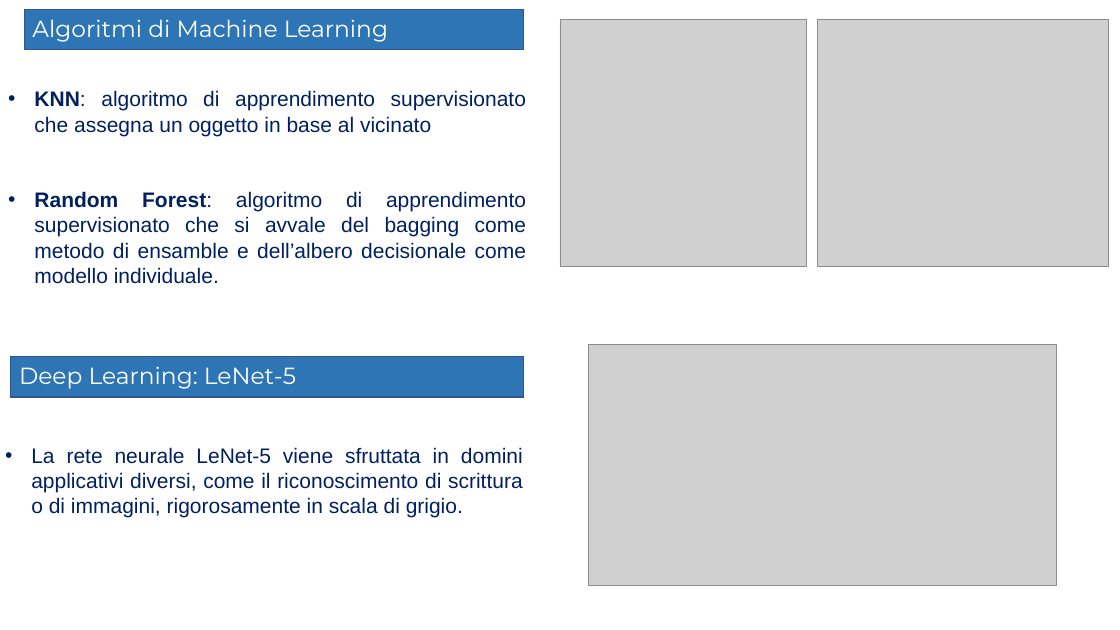
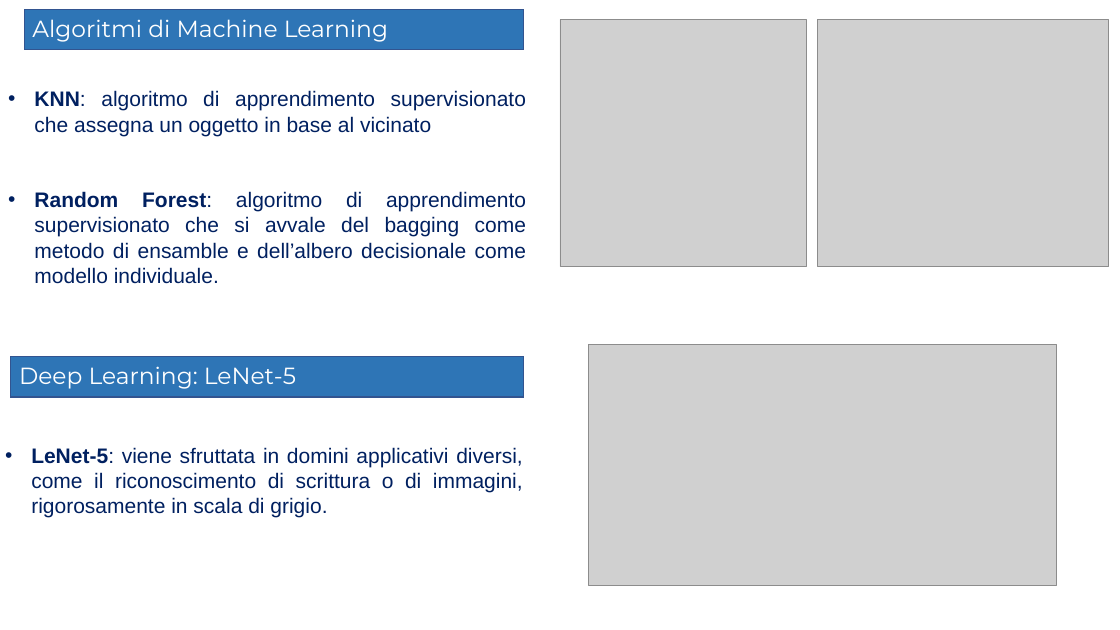
Before and after one commit to Elmaravilla7/Tesi, a slide deck: slide 6 of Presentazione204898.pptx. Drawn at 1120x630 pixels with LibreOffice and Linux fonts; fonts in the diff are those of the drawing; grey boxes stand for pictures. Boxes give left, top, right and bottom in pixels: in the first picture for what was removed or moved away, otherwise in the second. Text is boxed around its words. In the diff, an @@ line names an element or a change of style, - is before the commit and + after.

```diff
--- a/Presentazione204898.pptx
+++ b/Presentazione204898.pptx
@@ text at bbox=[31, 447, 523, 518]: text changed @@
-• La rete neurale LeNet-5 viene sfruttata in domini applicativi diversi, come il riconoscimento di scrittura o di immagini, rigorosamente in scala di grigio.
+• LeNet-5: viene sfruttata in domini applicativi diversi, come il riconoscimento di scrittura o di immagini, rigorosamente in scala di grigio.
```
Also in this commit, not shown: 2 other slides changed.
